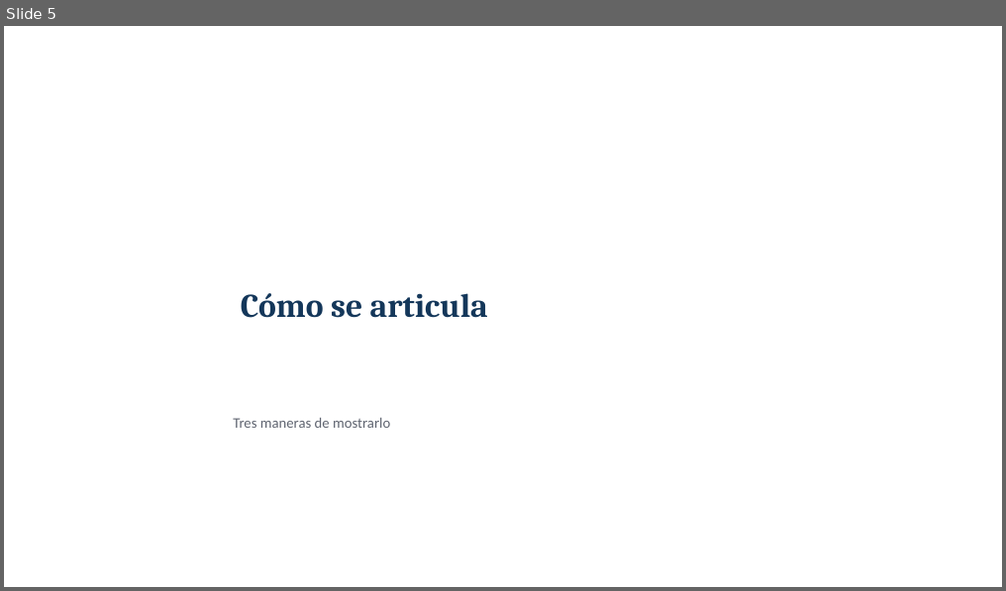
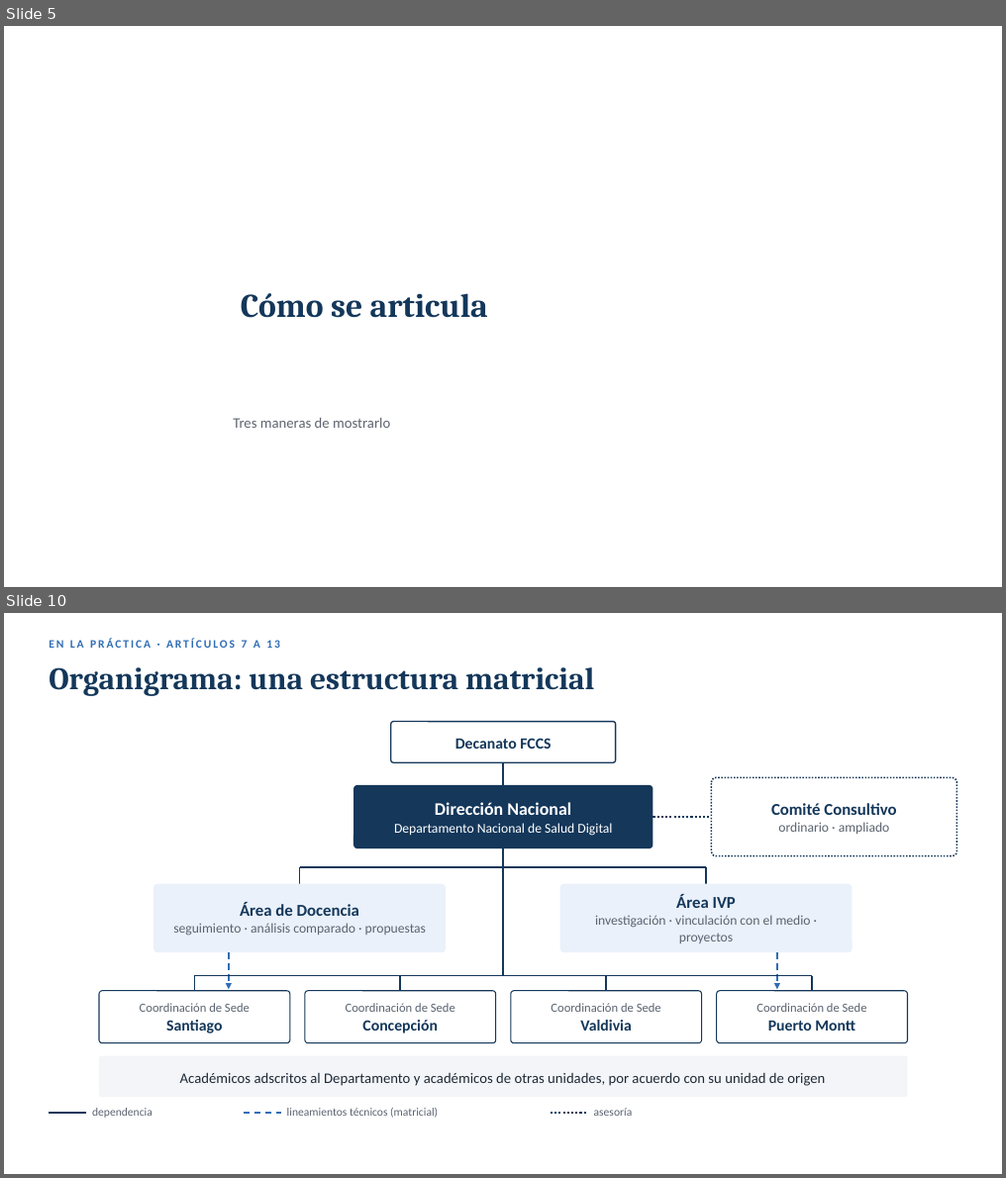
Before and after one commit to estefafro/CFSD, a slide deck: entregables/2026-11-14-presentacion-vicerrector/presentacion-vicerrector-borrador.pptx. Shown one above the other, each under a label of ours: slide 5 before the commit, slides 5 and 10 after it; the slides between them are not shown. The pictures are 1006x591 and 1006x1178 pixels, drawn with LibreOffice and Linux fonts; fonts in the diff are those of the drawing; background and template pictures are left out. Boxes give left, top, right and bottom in pixels: in the first picture for what was removed or moved away, otherwise in the second. Text is boxed around its words. In the diff, an @@ line names an element or a change of style, - is before the commit and + after.

```diff
--- a/entregables/2026-11-14-presentacion-vicerrector/presentacion-vicerrector-borrador.pptx
+++ b/entregables/2026-11-14-presentacion-vicerrector/presentacion-vicerrector-borrador.pptx
@@ slide 10 added at (4, 613, 1002, 1174), background picture (left out) @@
@@ text added at (49, 639, 280, 648), 11 pt, text #2F6DB5, bold @@
+EN LA PRÁCTICA · ARTÍCULOS 7 A 13
@@ title added at (49, 667, 594, 696), 30 pt, text #14375A, bold @@
+Organigrama: una estructura matricial
@@ rounded rectangle added at (391, 722, 616, 762), fill #FFFFFF, outline #14375A 1.25 pt, 15 pt, text #14375A, bold @@
+Decanato FCCS
@@ rounded rectangle added at (353, 785, 653, 849), fill #14375A, 13 pt, text #FFFFFF @@
+Dirección Nacional
+Departamento Nacional de Salud Digital
@@ line added from (503, 762) to (503, 785), #14375A 1.5 pt @@
@@ rounded rectangle added at (712, 777, 957, 857), fill #FFFFFF, outline #14375A 1.5 pt dashed, 13 pt, text #5B6470 @@
+Comité Consultivo
+ordinario · ampliado
@@ line added from (653, 817) to (712, 817), #14375A 2 pt dashed @@
@@ line added from (503, 849) to (503, 976), #14375A 1.5 pt @@
@@ line added from (300, 867) to (706, 867), #14375A 1.5 pt @@
@@ line added from (300, 867) to (300, 884), #14375A 1.5 pt @@
@@ line added from (706, 867) to (706, 884), #14375A 1.5 pt @@
@@ rounded rectangle added at (153, 884, 446, 953), fill #EAF1FA, 13 pt, text #5B6470 @@
+Área de Docencia
+seguimiento · análisis comparado · propuestas
@@ rounded rectangle added at (560, 884, 852, 953), fill #EAF1FA, 13 pt, text #5B6470 @@
+Área IVP
+investigación · vinculación con el medio · proyectos
@@ arrow added from (229, 953) to (229, 989), #2F6DB5 1.5 pt dashed @@
@@ arrow added from (777, 953) to (777, 989), #2F6DB5 1.5 pt dashed @@
@@ rounded rectangle added at (99, 991, 290, 1044), fill #FFFFFF, outline #14375A 1 pt, 12 pt, text #5B6470 @@
+Coordinación de Sede
+Santiago
@@ line added from (194, 976) to (812, 976), #14375A 1.5 pt @@
@@ line added from (194, 976) to (194, 991), #14375A 1.5 pt @@
@@ rounded rectangle added at (305, 991, 496, 1044), fill #FFFFFF, outline #14375A 1 pt, 12 pt, text #5B6470 @@
+Coordinación de Sede
+Concepción
@@ line added from (400, 976) to (400, 991), #14375A 1.5 pt @@
@@ rounded rectangle added at (511, 991, 702, 1044), fill #FFFFFF, outline #14375A 1 pt, 12 pt, text #5B6470 @@
+Coordinación de Sede
+Valdivia
@@ line added from (606, 976) to (606, 991), #14375A 1.5 pt @@
@@ rounded rectangle added at (717, 991, 908, 1044), fill #FFFFFF, outline #14375A 1 pt, 12 pt, text #5B6470 @@
+Coordinación de Sede
+Puerto Montt
@@ line added from (812, 976) to (812, 991), #14375A 1.5 pt @@
@@ rounded rectangle added at (99, 1057, 908, 1097), fill #F3F5F8, 14 pt, text #1F2A37 @@
+Académicos adscritos al Departamento y académicos de otras unidades, por acuerdo con su unidad de origen
@@ line added from (49, 1113) to (86, 1113), #14375A 1.5 pt @@
@@ text added at (92, 1108, 152, 1118), 11 pt, text #5B6470 @@
+dependencia
@@ line added from (244, 1113) to (281, 1113), #2F6DB5 1.5 pt dashed @@
@@ text added at (287, 1108, 438, 1118), 11 pt, text #5B6470 @@
+lineamientos técnicos (matricial)
@@ line added from (550, 1113) to (588, 1113), #14375A 2 pt dashed @@
@@ text added at (594, 1108, 633, 1116), 11 pt, text #5B6470 @@
+asesoría
```
Also in this commit, not shown: 13 slides changed, 1 other slide added, 2 other files.
